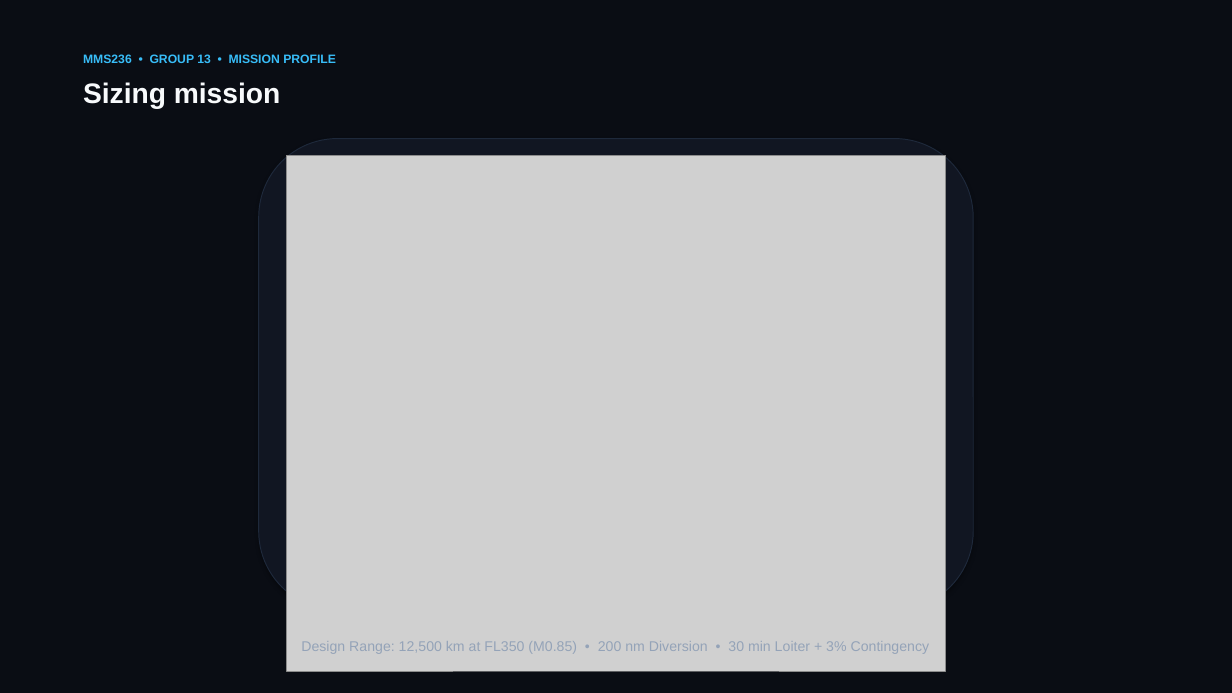
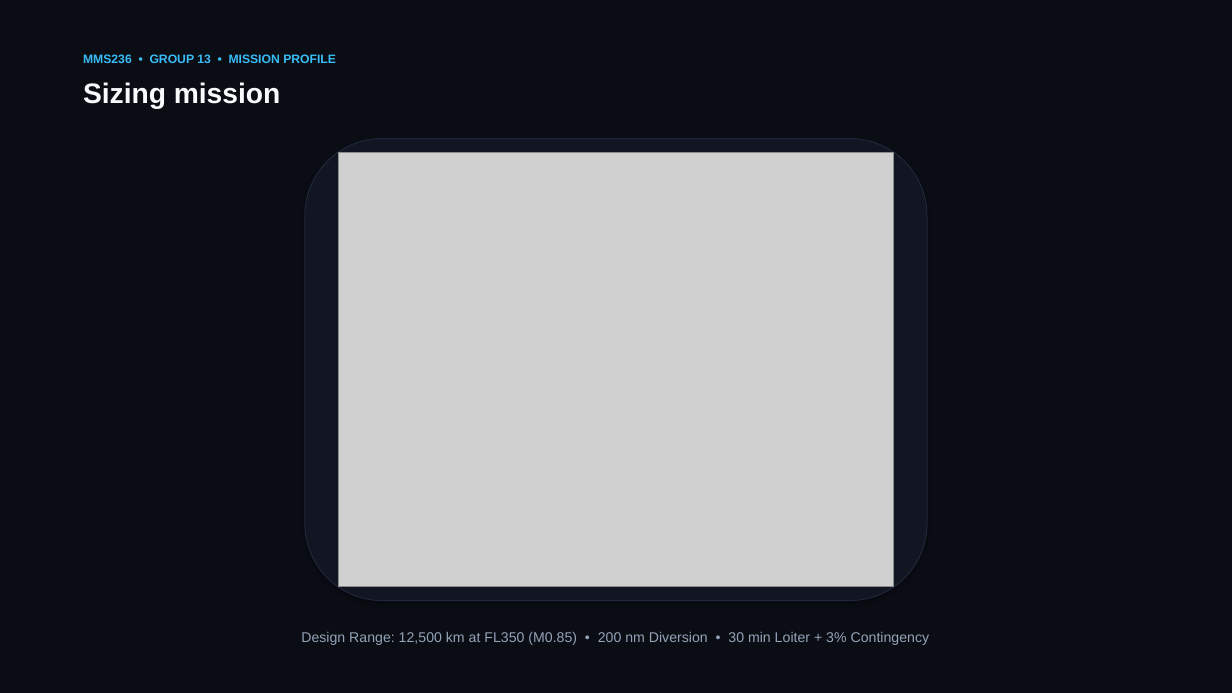
Before and after one commit to Deeprockz22/Aircraft-Design, a slide deck: slide 3 of Aircraft_Design_DT1_EXAELIA_Group13.pptx. Drawn at 1232x693 pixels with LibreOffice and Linux fonts; fonts in the diff are those of the drawing; grey boxes stand for pictures. Boxes give left, top, right and bottom in pixels: in the first picture for what was removed or moved away, otherwise in the second. Text is boxed around its words. In the diff, an @@ line names an element or a change of style, - is before the commit and + after.

Commit message:
Refine slide image scaling and generous whitespace for ultra-minimal deck

```diff
--- a/Aircraft_Design_DT1_EXAELIA_Group13.pptx
+++ b/Aircraft_Design_DT1_EXAELIA_Group13.pptx
@@ rounded rectangle: place and size @@
-rounded rectangle at [259, 139, 973, 610]
+rounded rectangle at [305, 139, 927, 601]
@@ picture: place and size @@
-picture at [287, 155, 945, 671]
+picture at [338, 152, 894, 587]
@@ text "Design Range: 12,500 km at ...": place and size @@
-text "Design Range: 12,500 km at ..." at [301, 641, 930, 654]
+text "Design Range: 12,500 km at ..." at [301, 632, 930, 645]
```
Also in this commit, not shown: 6 other slides changed, 1 other file.
